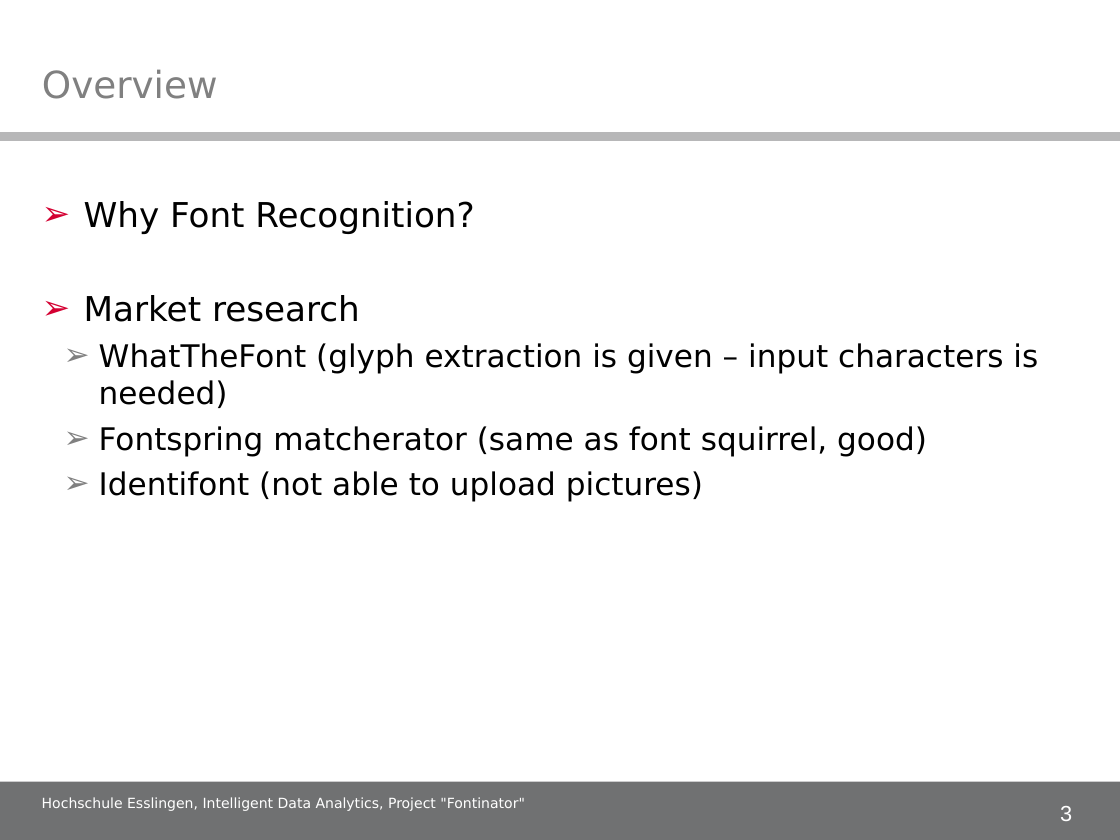
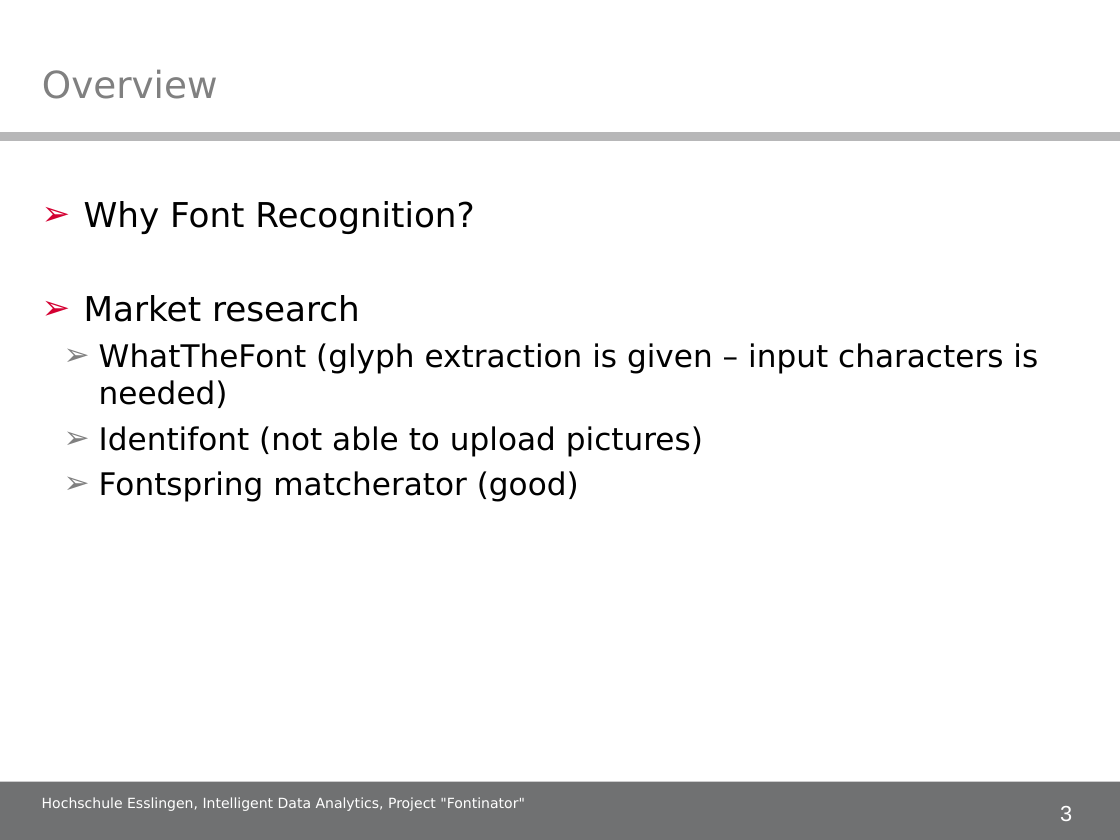
Before and after one commit to alex-ta/Fontinator, a slide deck: slide 3 of Documents/IDA_project_presentation.ppt. Drawn at 1120x840 pixels with LibreOffice and Linux fonts; fonts in the diff are those of the drawing; background and template pictures are left out. Boxes give left, top, right and bottom in pixels: in the first picture for what was removed or moved away, otherwise in the second. Text is boxed around its words. In the diff, an @@ line names an element or a change of style, - is before the commit and + after.

Commit message:
changed slide 3, renamed neuronal to neural, added foot lines to all slides

```diff
--- a/Documents/IDA_project_presentation.ppt
+++ b/Documents/IDA_project_presentation.ppt
@@ text at [99,426,927,456]: paragraph removed @@
-  ➢ Fontspring matcherator (same as font squirrel, good)
@@ text at [99,471,579,501]: paragraph added @@
+  ➢ Fontspring matcherator (good)
```
Also in this commit, not shown: 18 other slides changed, 15 slides removed.
